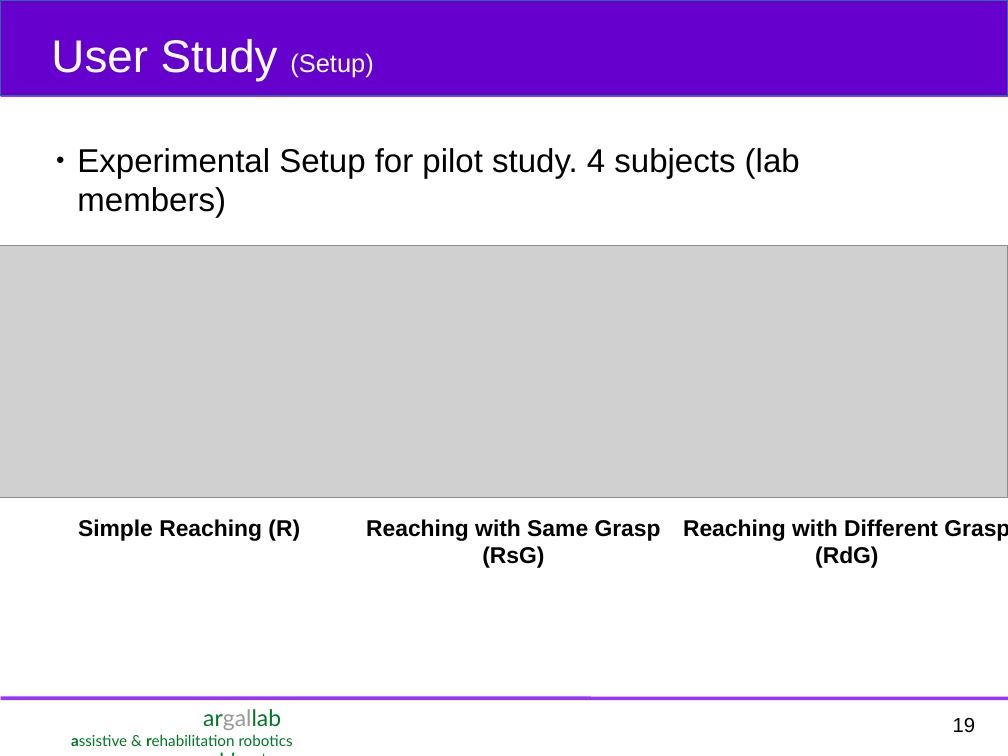
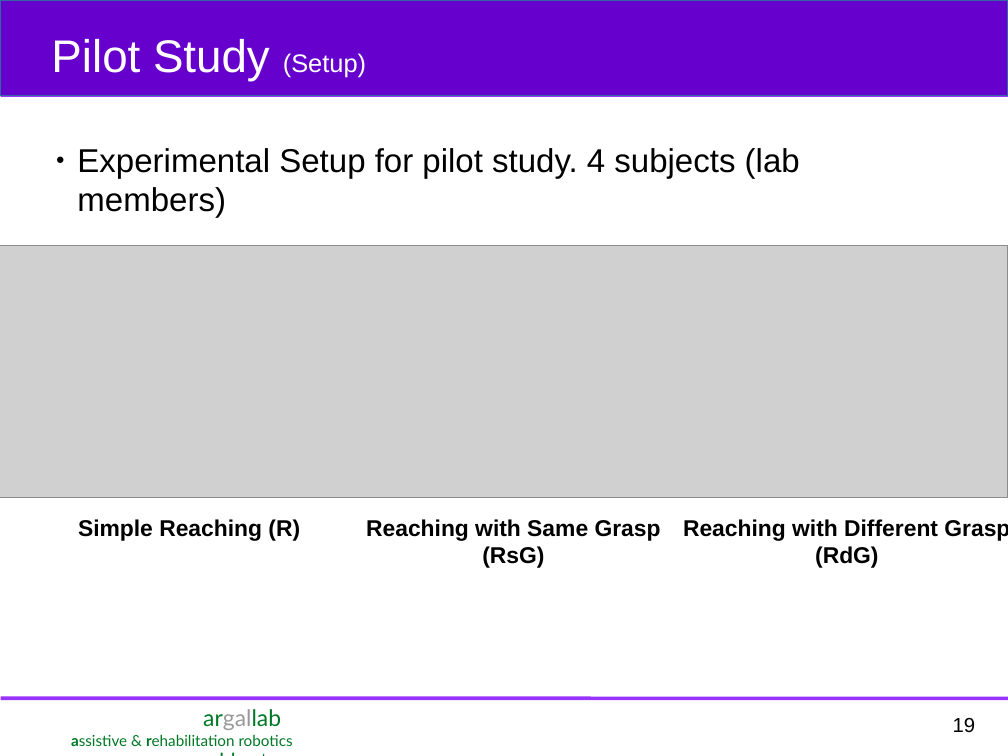
Before and after one commit to deepakgopinath/Quals_Stuff, a slide deck: slide 19 of Presentation/Deepak_ME_Quals.odp. Drawn at 1008x756 pixels with LibreOffice and Linux fonts; fonts in the diff are those of the drawing; grey boxes stand for pictures. Boxes give left, top, right and bottom in pixels: in the first picture for what was removed or moved away, otherwise in the second. Text is boxed around its words. In the diff, an @@ line names an element or a change of style, - is before the commit and + after.

```diff
--- a/Presentation/Deepak_ME_Quals.odp
+++ b/Presentation/Deepak_ME_Quals.odp
@@ text at (51, 39, 366, 81): text changed @@
-User Study (Setup)
+Pilot Study (Setup)
```
Also in this commit, not shown: 8 other slides changed, 2 slides added, 1 slide removed, 3 other files.
